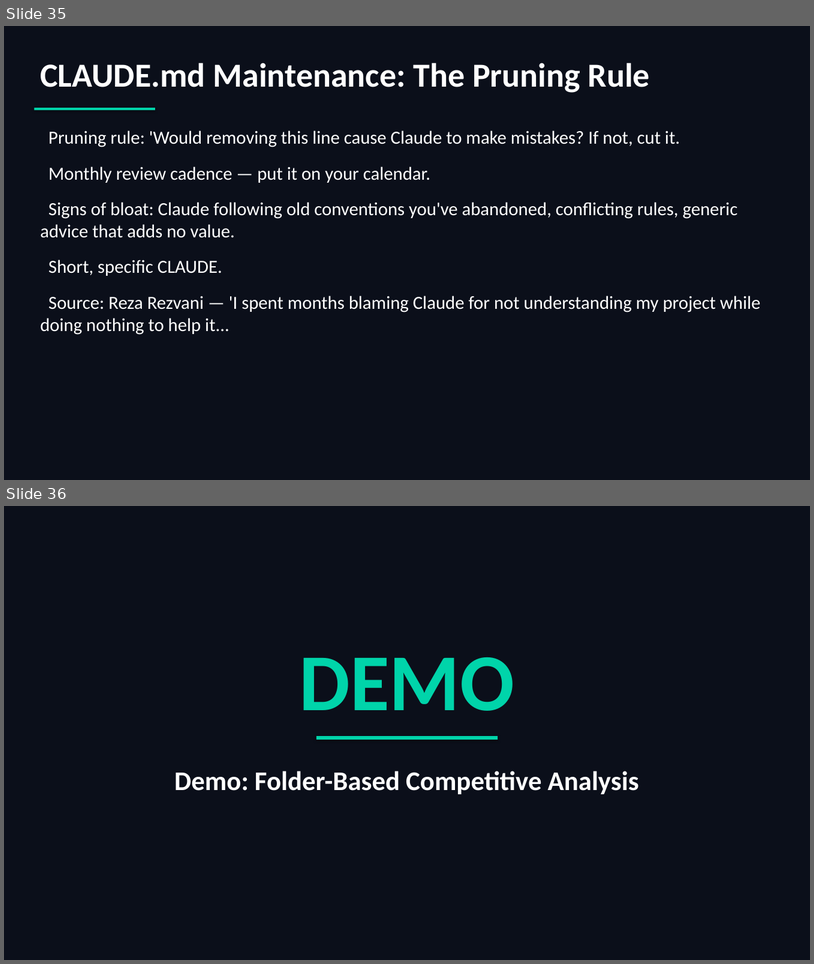
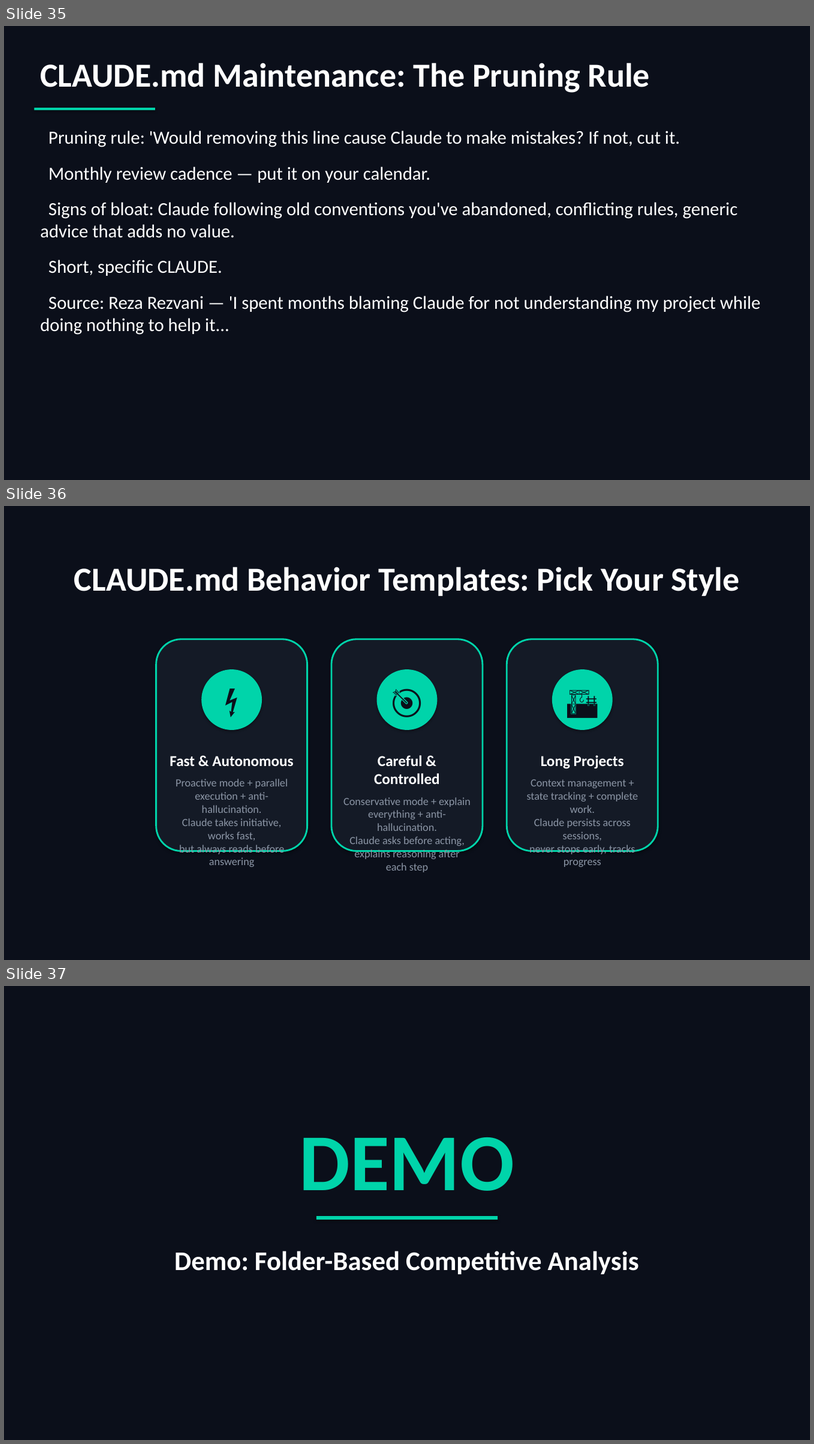
Before and after one commit to scottrhay/AIA-ClaudeCopilot, a slide deck: slides/Day2_Claude_Code_Fundamentals.pptx. Shown one above the other, each under a label of ours: slides 35 and 36 before the commit, slides 35, 36 and 37 after it. The pictures are 814x964 and 814x1444 pixels, drawn with LibreOffice and Linux fonts; fonts in the diff are those of the drawing. Boxes give left, top, right and bottom in pixels: in the first picture for what was removed or moved away, otherwise in the second. Text is boxed around its words. In the diff, an @@ line names an element or a change of style, - is before the commit and + after.

Commit message:
Add CLAUDE.md Behavior Templates — slide + handout PDF
Day 2: New three_cards slide 'CLAUDE.md Behavior Templates: Pick Your Style'
with 3 working styles (Fast/Careful/Long Projects). 114 slides.

Handout: Claude_Code_CLAUDE_md_Templates.pdf — 12 copy-paste-ready
XML blocks with working style recommendations and pro tips.
Source: Community advanced prompting guide, adapted for training.

```diff
--- a/slides/Day2_Claude_Code_Fundamentals.pptx
+++ b/slides/Day2_Claude_Code_Fundamentals.pptx
@@ slide 36 added at (4,506,810,960), background #0B0F1A @@
@@ text added at (74,567,740,596), 40 pt, text #FFFFFF, bold @@
+CLAUDE.md Behavior Templates: Pick Your Style
@@ rounded rectangle added at (156,639,308,851), fill #141A26, outline #00D4AA 2 pt @@
@@ rounded rectangle added at (332,639,483,851), fill #141A26, outline #00D4AA 2 pt @@
@@ rounded rectangle added at (507,639,659,851), fill #141A26, outline #00D4AA 2 pt @@
@@ ellipse added at (202,669,263,730), fill #00D4AA @@
@@ text added at (202,669,263,730), 36 pt, text #0B0F1A, bold @@
+⚡
@@ ellipse added at (377,669,438,730), fill #00D4AA @@
@@ text added at (377,669,438,730), 36 pt, text #0B0F1A, bold @@
+🎯
@@ ellipse added at (552,669,613,730), fill #00D4AA @@
@@ text added at (552,669,613,730), 36 pt, text #0B0F1A, bold @@
+🏗️
@@ text added at (170,756,293,867), 13 pt, text #8B95A5 @@
+Fast & Autonomous
+Proactive mode + parallel execution + anti-hallucination.
+Claude takes initiative, works fast,
+but always reads before answering
@@ text added at (344,755,471,872), 13 pt, text #8B95A5 @@
+Careful & Controlled
+Conservative mode + explain everything + anti-hallucination.
+Claude asks before acting,
+explains reasoning after each step
@@ text added at (527,755,638,867), 13 pt, text #8B95A5 @@
+Long Projects
+Context management + state tracking + complete work.
+Claude persists across sessions,
+never stops early, tracks progress
@@ what was slide 36 is now slide 37 @@
```
Also in this commit, not shown: 1 other file.
